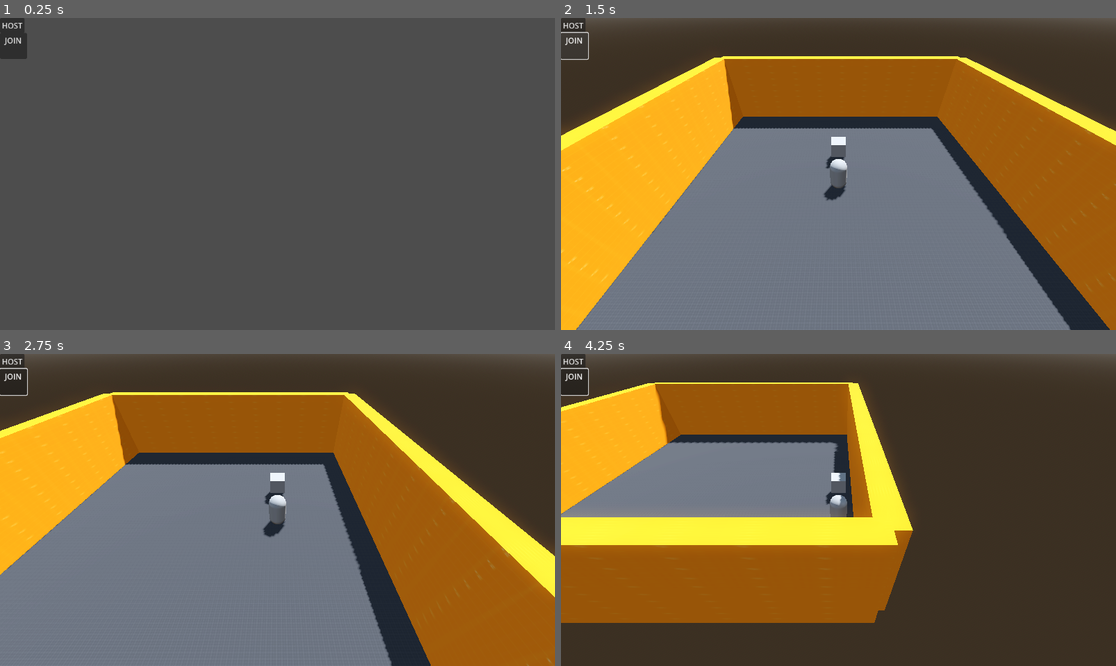
Above: before the commit, frames 1-4 (two rows, left to right).
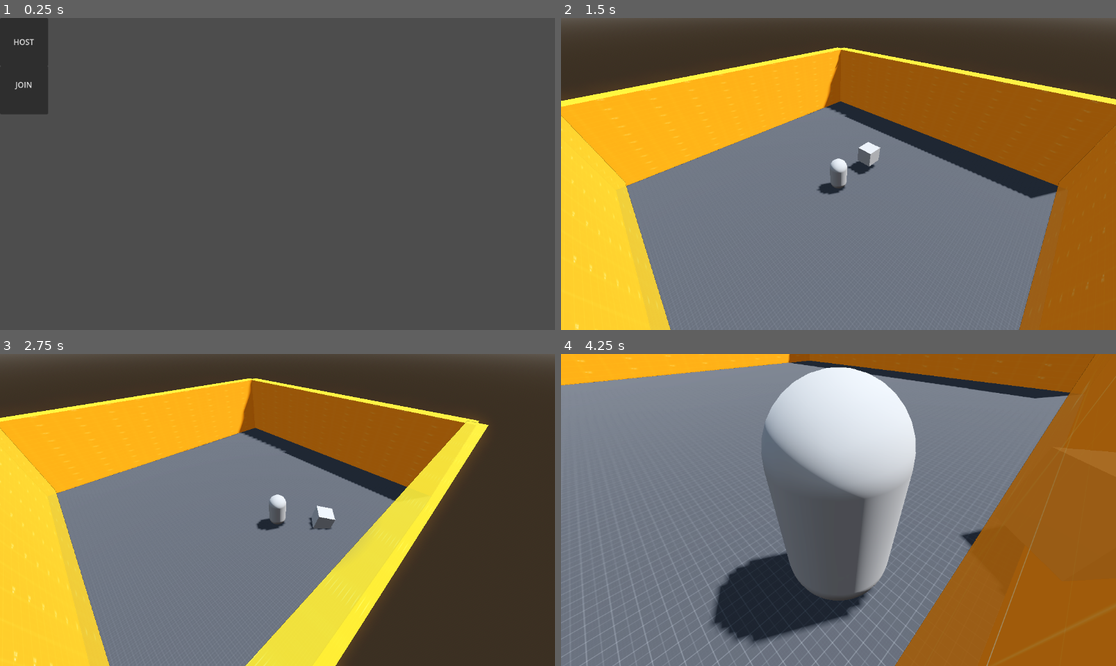
Above: after the commit, the same moments.

Repository: IIcyTundra/Untitiled_GGJ2024
Game: Godot game, scene res://Scenes/test_map.tscn
The game is run twice, just before and just after one commit, with the same random seed, the same clock (stepped at 60 frames per second) and the same inputs.
Inputs (mouse positions are in pixels of both pictures, inside the frame that each line leads up to):
- Up to frame 1 (0.25 s): no input
- Up to frame 2 (1.5 s): click "HOST" at 0.5 s; click (572, 46) at 1.25 s, where only the run before the commit has a clickable "JOIN"
- Up to frame 3 (2.75 s): move the mouse to (399, 494) at 2.02 s; hold D (right) from 2.03 s (still down); click (399, 494) at 2.17 s
- Up to frame 4 (4.25 s): move the mouse to (727, 525) at 2.77 s; release D (right) at 2.78 s; hold S (down) 2.78-3.53 s; click (727, 525) at 2.92 s; move the mouse to (894, 441) at 3.52 s; hold D (right) from 3.53 s (still down); click (894, 441) at 3.67 s

The runs differ from the first frame. In frame 1, 2.1% of the frame differs, in the area x 0-9%, y 0-31%; in frame 2, 27%; in frame 3, 46%; in frame 4, 93%, in the area x 0-100%, y 0-100%.

Commit message:
Camera now works properly with multiple players

Diff:
--- /dev/null
+++ b/Scenes/Game.gd
@@ -0,0 +1,13 @@
+extends Node3D # Or Node2D.
+
+
+
+func _ready():
+	# Preconfigure game.
+
+	Lobby.player_loaded.rpc_id(1) # Tell the server that this peer has loaded.
+
+
+# Called only on the server.
+func start_game():
+	# All peers are ready to receive RPCs in this scene.
--- /dev/null
+++ b/Scenes/MainMenu.tscn
@@ -0,0 +1,33 @@
+[gd_scene load_steps=2 format=3 uid="uid://dowv4mrve312y"]
+
+[ext_resource type="Script" path="res://Scripts/MP_Test.gd" id="1_ww4il"]
+
+[node name="MM" type="Control"]
+layout_mode = 3
+anchors_preset = 15
+anchor_right = 1.0
+anchor_bottom = 1.0
+grow_horizontal = 2
+grow_vertical = 2
+script = ExtResource("1_ww4il")
+
+[node name="CanvasLayer" type="CanvasLayer" parent="."]
+
+[node name="Host" type="Button" parent="CanvasLayer"]
+z_index = 1
+offset_right = 51.0
+offset_bottom = 31.0
+text = "HOST"
+
+[node name="Join" type="Button" parent="CanvasLayer"]
+z_index = 1
+offset_top = 31.0
+offset_right = 56.0
+offset_bottom = 85.0
+text = "JOIN
+
+"
+
+[node name="MultiplayerSpawner" type="MultiplayerSpawner" parent="CanvasLayer"]
+_spawnable_scenes = PackedStringArray("res://Scenes/Player.tscn")
+spawn_path = NodePath("../..")
--- a/Scenes/player.tscn
+++ b/Scenes/player.tscn
@@ -1,6 +1,8 @@
-[gd_scene load_steps=7 format=3 uid="uid://k7o1fb1ouopy"]
+[gd_scene load_steps=10 format=3 uid="uid://k7o1fb1ouopy"]
 
 [ext_resource type="Script" path="res://Scripts/Player.gd" id="1_h5vgk"]
+[ext_resource type="Shader" path="res://Resources/forground_shader.gdshader" id="2_2db4y"]
+[ext_resource type="Script" path="res://Scripts/cam_rig.gd" id="2_nipk6"]
 
 [sub_resource type="CapsuleMesh" id="CapsuleMesh_jx3mp"]
 
@@ -13,11 +15,29 @@
 properties/0/path = NodePath(".:position")
 properties/0/spawn = true
 properties/0/replication_mode = 1
+properties/1/path = NodePath("Node3D:position")
+properties/1/spawn = true
+properties/1/replication_mode = 1
+properties/2/path = NodePath("Node3D:rotation")
+properties/2/spawn = true
+properties/2/replication_mode = 1
+properties/3/path = NodePath("CamOrigin:position")
+properties/3/spawn = true
+properties/3/replication_mode = 1
+properties/4/path = NodePath(".:rotation")
+properties/4/spawn = true
+properties/4/replication_mode = 1
 
 [sub_resource type="BoxMesh" id="BoxMesh_ctnbn"]
 
+[sub_resource type="ShaderMaterial" id="ShaderMaterial_onunf"]
+shader = ExtResource("2_2db4y")
+shader_parameter/MULTIPLIER = 0.8
+shader_parameter/SCALE = 0.4
+shader_parameter/SOFTNESS = 0.6
+shader_parameter/BASE_OPACITY = 0.9
+
 [node name="Player" type="CharacterBody3D"]
-transform = Transform3D(1, 0, 0, 0, 1, 0, 0, 0, 1, 0, 0, 0)
 script = ExtResource("1_h5vgk")
 
 [node name="CharacterModel" type="Node3D" parent="."]
@@ -48,10 +68,46 @@
 skeleton = NodePath("../..")
 
 [node name="CamOrigin" type="Node3D" parent="."]
+transform = Transform3D(0.707107, 0, 0.707107, 0, 1, 0, -0.707107, 0, 0.707107, 0, 0, 0)
 
 [node name="SpringArm3D" type="SpringArm3D" parent="CamOrigin"]
 transform = Transform3D(1, 0, 0, 0, 0.750111, 0.661312, 0, -0.661312, 0.750111, 0, 0, 0)
 spring_length = 12.0
+margin = 5.0
 
-[node name="Camera3D" type="Camera3D" parent="CamOrigin/SpringArm3D"]
-transform = Transform3D(1, 0, 0, 0, 1, 0, 0, 0, 1, 0, 0, 9.79547)
+[node name="BaseCam" type="Camera3D" parent="CamOrigin/SpringArm3D"]
+transform = Transform3D(1, 0, 0, 0, 1, 5.96046e-08, 0, -1.19209e-07, 1, -3.33786e-06, 0.389479, 11.6554)
+script = ExtResource("2_nipk6")
+
+[node name="BackgroundPassContainer" type="SubViewportContainer" parent="CamOrigin/SpringArm3D/BaseCam"]
+anchors_preset = 15
+anchor_right = 1.0
+anchor_bottom = 1.0
+grow_horizontal = 2
+grow_vertical = 2
+metadata/_edit_use_anchors_ = true
+
+[node name="BackgroundPass" type="SubViewport" parent="CamOrigin/SpringArm3D/BaseCam/BackgroundPassContainer"]
+transparent_bg = true
+handle_input_locally = false
+render_target_update_mode = 4
+
+[node name="BackgroundCam" type="Camera3D" parent="CamOrigin/SpringArm3D/BaseCam/BackgroundPassContainer/BackgroundPass"]
+cull_mask = 1047553
+
+[node name="ForegroundPassContainer" type="SubViewportContainer" parent="CamOrigin/SpringArm3D/BaseCam"]
+material = SubResource("ShaderMaterial_onunf")
+anchors_preset = 15
+anchor_right = 1.0
+anchor_bottom = 1.0
+grow_horizontal = 2
+grow_vertical = 2
+metadata/_edit_use_anchors_ = true
+
+[node name="ForegroundPass" type="SubViewport" parent="CamOrigin/SpringArm3D/BaseCam/ForegroundPassContainer"]
+transparent_bg = true
+handle_input_locally = false
+render_target_update_mode = 4
+
+[node name="ForegroundCam" type="Camera3D" parent="CamOrigin/SpringArm3D/BaseCam/ForegroundPassContainer/ForegroundPass"]
+cull_mask = 1047554
--- a/Scenes/test_map.tscn
+++ b/Scenes/test_map.tscn
@@ -1,8 +1,8 @@
 [gd_scene load_steps=15 format=3 uid="uid://6so36btsxqpj"]
 
-[ext_resource type="PackedScene" uid="uid://k7o1fb1ouopy" path="res://Scenes/player.tscn" id="1_cb72q"]
 [ext_resource type="Script" path="res://Scripts/MP_Test.gd" id="1_mi6e2"]
 [ext_resource type="Texture2D" uid="uid://blvy2816o3266" path="res://addons/kenney_prototype_textures/dark/texture_03.png" id="1_ybqyw"]
+[ext_resource type="PackedScene" uid="uid://k7o1fb1ouopy" path="res://Scenes/Player.tscn" id="2_q46uv"]
 [ext_resource type="Texture2D" uid="uid://cy7rr785giyq4" path="res://addons/kenney_prototype_textures/orange/texture_01.png" id="3_rsy5k"]
 [ext_resource type="Script" path="res://Scenes/CameraControls.gd" id="7_su0an"]
 
@@ -42,9 +42,9 @@
 [sub_resource type="BoxShape3D" id="BoxShape3D_60m75"]
 size = Vector3(10, 5, 10)
 
-[node name="TestMap" type="Node3D"]
+[node name="Game" type="Node3D"]
 script = ExtResource("1_mi6e2")
-player = ExtResource("1_cb72q")
+player = ExtResource("2_q46uv")
 
 [node name="WorldEnvironment" type="WorldEnvironment" parent="."]
 environment = SubResource("Environment_ecert")
@@ -87,27 +87,6 @@
 use_collision = true
 size = Vector3(1, 5, 20)
 
-[node name="CanvasLayer" type="CanvasLayer" parent="."]
-
-[node name="Host" type="Button" parent="CanvasLayer"]
-z_index = 1
-offset_right = 51.0
-offset_bottom = 31.0
-text = "HOST"
-
-[node name="Join" type="Button" parent="CanvasLayer"]
-z_index = 1
-offset_top = 31.0
-offset_right = 56.0
-offset_bottom = 85.0
-text = "JOIN
-
-"
-
-[node name="MultiplayerSpawner" type="MultiplayerSpawner" parent="CanvasLayer"]
-_spawnable_scenes = PackedStringArray("res://Scenes/Player.tscn")
-spawn_path = NodePath("../..")
-
 [node name="PlayerCoords" type="Node3D" parent="."]
 script = ExtResource("7_su0an")
 
@@ -135,5 +114,27 @@
 [node name="CollisionShape3D" type="CollisionShape3D" parent="PlayerCoords/Area3D4"]
 shape = SubResource("BoxShape3D_60m75")
 
+[node name="CanvasLayer" type="CanvasLayer" parent="."]
+
+[node name="Host" type="Button" parent="CanvasLayer"]
+z_index = 1
+offset_right = 100.0
+offset_bottom = 100.0
+text = "HOST"
+
+[node name="Join" type="Button" parent="CanvasLayer"]
+z_index = 1
+offset_top = 100.0
+offset_right = 100.0
+offset_bottom = 200.0
+text = "JOIN
+
+"
+
+[node name="MultiplayerSpawner" type="MultiplayerSpawner" parent="CanvasLayer"]
+_spawnable_scenes = PackedStringArray("res://Scenes/Player.tscn")
+spawn_path = NodePath("../..")
+spawn_limit = 4
+
 [connection signal="pressed" from="CanvasLayer/Host" to="." method="_on_host_pressed"]
 [connection signal="pressed" from="CanvasLayer/Join" to="." method="_on_join_pressed"]
--- a/Scripts/MP_Test.gd
+++ b/Scripts/MP_Test.gd
@@ -2,8 +2,7 @@
 
 var peer = ENetMultiplayerPeer.new()
 @export var player : PackedScene
-@onready var camera_3d = $BaseCam
-
+@onready var canvas = $CanvasLayer
 
 
 func _on_host_pressed():
@@ -12,17 +11,18 @@
 	multiplayer.multiplayer_peer = peer
 	multiplayer.peer_connected.connect(add_player)
 	add_player()
+	canvas.hide()
 
 
 func _on_join_pressed():
 	print("Joining Server...")
 	peer.create_client("127.0.0.1", 123)
 	multiplayer.multiplayer_peer = peer
+	canvas.hide()
 
 func add_player(id = 1):
 	var new_player = player.instantiate()
 	new_player.name = str(id)
-
 	call_deferred("add_child", new_player)
 
 func exit_game(id):
--- a/Scripts/Player.gd
+++ b/Scripts/Player.gd
@@ -10,40 +10,46 @@
 var mouse_sens : float = 0.001
 @onready var cam_point = $CamPoint
 @onready var character_model = $CharacterModel#Change after model is imported
-@onready var cam_rig = $CamRig
+#@onready var cam_rig = $CamRig
 var mouse_pos : Vector2
 # Get the gravity from the project settings to be synced with RigidBody nodes.
 var gravity = ProjectSettings.get_setting("physics/3d/default_gravity")
-@onready var camera := $CamOrigin/SpringArm3D/Camera3D
-
+@onready var camera := $CamOrigin/SpringArm3D/BaseCam
+@onready var backcam := $CamOrigin/SpringArm3D/BaseCam/BackgroundPassContainer/BackgroundPass/BackgroundCam
+@onready var forecam := $CamOrigin/SpringArm3D/BaseCam/ForegroundPassContainer/ForegroundPass/ForegroundCam
 func _enter_tree():
 	set_multiplayer_authority(name.to_int())
 	#if(is_multiplayer_authority()):
 		#print(cam_rig)		#cam_rig.process_mode = Node.PROCESS_MODE_INHERIT
 func _ready():
 	GameManager.set_player(self)
-	#camera = GameManager.camera
+	camera.current = is_multiplayer_authority()
+	backcam.current = is_multiplayer_authority()
+	forecam.current = is_multiplayer_authority()
+	print(camera)
 
 func _input(event: InputEvent) -> void:
+
 	if event is InputEventMouseButton:
-		#Input.set_mouse_mode(Input.MOUSE_MODE_CAPTURED)
-		var mousePos = event.position;
-		var rayOrigin = camera.project_ray_origin(mousePos)
-		var rayNormal = camera.project_ray_normal(mousePos)
-		print("------")
-		print(position)
-		print(rayOrigin)
-		print(rayNormal)
-		var v = position - rayOrigin
-		print(v.normalized())
+		Input.set_mouse_mode(Input.MOUSE_MODE_CAPTURED)
+		#var mousePos = event.position;
+		#var rayOrigin = camera.project_ray_origin(mousePos)
+		#var rayNormal = camera.project_ray_normal(mousePos)
+		#print("------")
+		#print(position)
+		#print(rayOrigin)
+		#print(rayNormal)
+		#var v = position - rayOrigin
+		#print(v.normalized())
 	elif event.is_action_pressed("ui_cancel"):
 		Input.set_mouse_mode(Input.MOUSE_MODE_VISIBLE)
 	if Input.get_mouse_mode() == Input.MOUSE_MODE_CAPTURED:
-		if event is InputEventMouseMotion:
-				node_3d.rotation.x -= event.relative.y * mouse_sens
-				node_3d.rotation.x = clamp(node_3d.rotation.x,deg_to_rad(-40), deg_to_rad(40))
-				node_3d.rotation.y -= event.relative.x * mouse_sens
-				#mesh_instance_3d.translate_object_local(Vector3(event.relative.x, 0, event.relative.y))
+		if is_multiplayer_authority():
+			if event is InputEventMouseMotion:
+					node_3d.rotation.x -= event.relative.y * mouse_sens
+					node_3d.rotation.x = clamp(node_3d.rotation.x,deg_to_rad(-40), deg_to_rad(40))
+					node_3d.rotation.y -= event.relative.x * mouse_sens
+					#mesh_instance_3d.translate_object_local(Vector3(event.relative.x, 0, event.relative.y))
 func _physics_process(delta):
 	if is_multiplayer_authority():
 		# Add the gravity.
@@ -53,6 +59,10 @@
 		# Handle jump.
 		if Input.is_action_just_pressed("ui_accept") and is_on_floor():
 			velocity.y = JUMP_VELOCITY
+
+		if Input.is_action_just_pressed("t_quit"):
+			$"../".exit_game(name.to_int())
+			get_tree().quit()
 
 		# Get the input direction and handle the movement/deceleration.
 		# As good practice, you should replace UI actions with custom gameplay actions.
--- a/project.godot
+++ b/project.godot
@@ -18,6 +18,10 @@
 [autoload]
 
 GameManager="*res://Scripts/game_manager.gd"
+
+[dotnet]
+
+project/assembly_name="Untitiled Ggj 2024"
 
 [input]
 
@@ -41,3 +45,8 @@
 "events": [Object(InputEventKey,"resource_local_to_scene":false,"resource_name":"","device":-1,"window_id":0,"alt_pressed":false,"shift_pressed":false,"ctrl_pressed":false,"meta_pressed":false,"pressed":false,"keycode":0,"physical_keycode":68,"key_label":0,"unicode":100,"echo":false,"script":null)
 ]
 }
+t_quit={
+"deadzone": 0.5,
+"events": [Object(InputEventKey,"resource_local_to_scene":false,"resource_name":"","device":-1,"window_id":0,"alt_pressed":false,"shift_pressed":false,"ctrl_pressed":false,"meta_pressed":false,"pressed":false,"keycode":0,"physical_keycode":84,"key_label":0,"unicode":116,"echo":false,"script":null)
+]
+}
